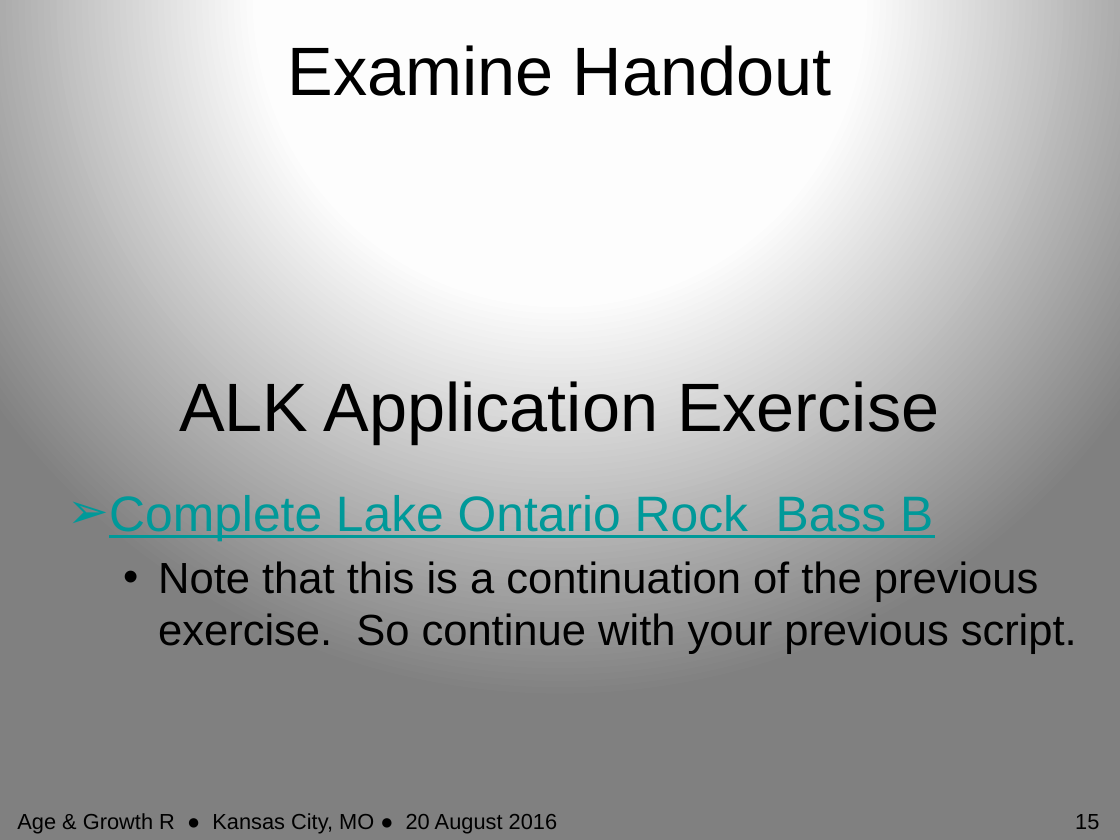
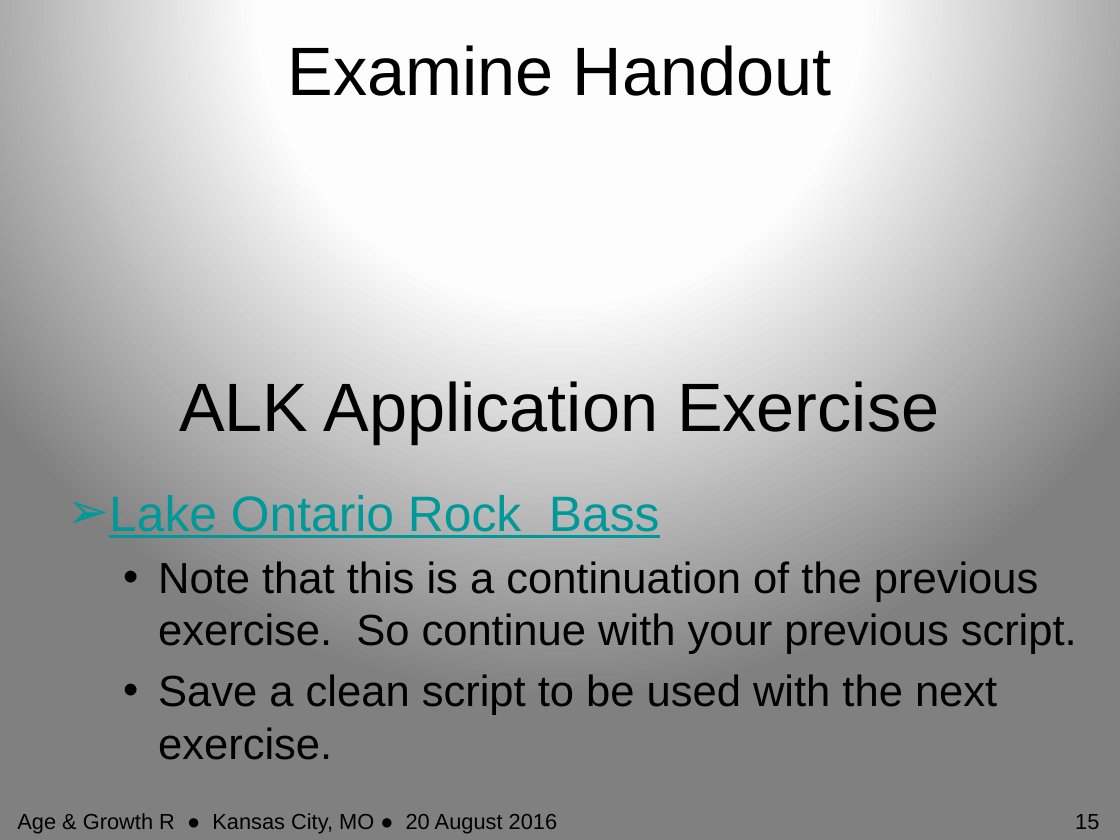
Before and after one commit to anhnguyendepocen/RCourseKC2016, a slide deck: slide 15 of Slides/AgeLengthKey.pptx. Drawn at 1120x840 pixels with LibreOffice and Linux fonts; fonts in the diff are those of the drawing. Boxes give left, top, right and bottom in pixels: in the first picture for what was removed or moved away, otherwise in the second. Text is boxed around its words. In the diff, an @@ line names an element or a change of style, - is before the commit and + after.

Commit message:
Updated slides and handouts

```diff
--- a/Slides/AgeLengthKey.pptx
+++ b/Slides/AgeLengthKey.pptx
@@ text at [109,495,660,538]: text changed @@
-➢ Complete Lake Ontario Rock Bass B
+➢ Lake Ontario Rock Bass
@@ text at [158,674,997,707]: paragraph added @@
+  • Save a clean script to be used with the next exercise.
```
Also in this commit, not shown: 1 other slide changed, 1 slide added, 1 slide removed, 23 other files.
